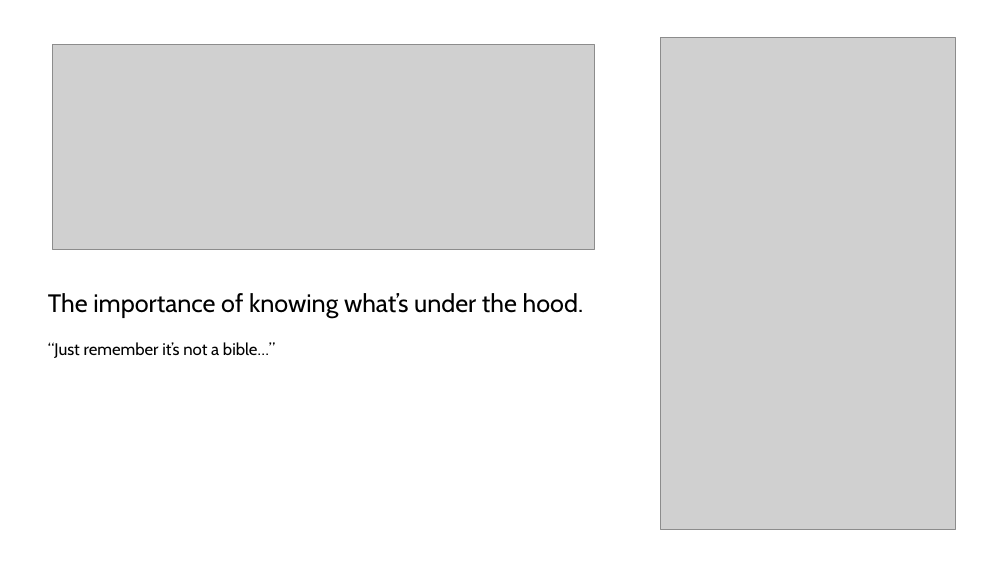
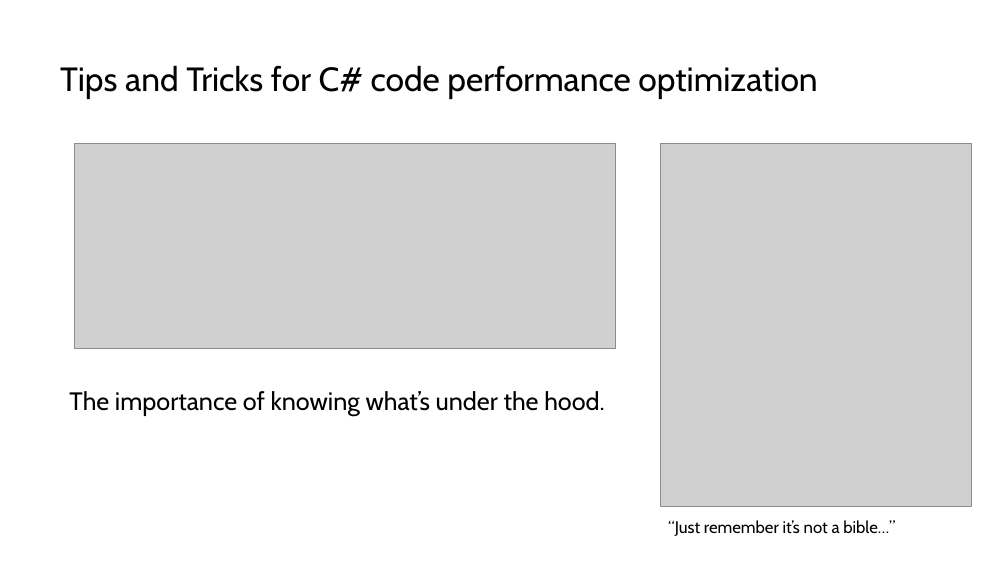
Before and after one commit to jeanhibbert/PerfDemo, a slide deck: slide 1 of PerfDemo.pptx. Drawn at 1008x567 pixels with LibreOffice and Linux fonts; fonts in the diff are those of the drawing; grey boxes stand for pictures. Boxes give left, top, right and bottom in pixels: in the first picture for what was removed or moved away, otherwise in the second. Text is boxed around its words. In the diff, an @@ line names an element or a change of style, - is before the commit and + after.

```diff
--- a/PerfDemo.pptx
+++ b/PerfDemo.pptx
@@ text added at box(60, 65, 817, 99), 32 pt, text #000000 @@
+Tips and Tricks for C# code performance optimization
@@ picture: place and size @@
-picture at box(53, 45, 594, 250)
+picture at box(74, 144, 616, 349)
@@ picture: place and size @@
-picture at box(661, 38, 956, 529)
+picture at box(661, 144, 972, 507)
@@ text "The importance of knowing what’s ...": place and size @@
-text "The importance of knowing what’s ..." at box(48, 293, 584, 318)
+text "The importance of knowing what’s ..." at box(69, 391, 605, 417)
@@ text "“Just remember it’s not a ...": place and size @@
-text "“Just remember it’s not a ..." at box(48, 342, 275, 358)
+text "“Just remember it’s not a ..." at box(668, 520, 895, 536)
```
Also in this commit, not shown: 3 other slides changed, 6 slides added, 4 slides removed, 36 other files.
